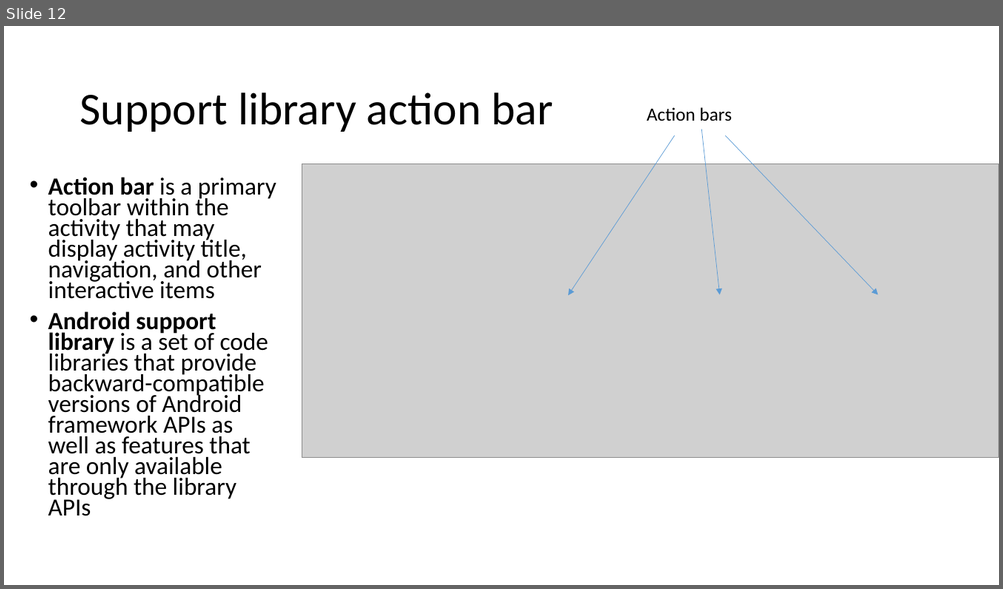
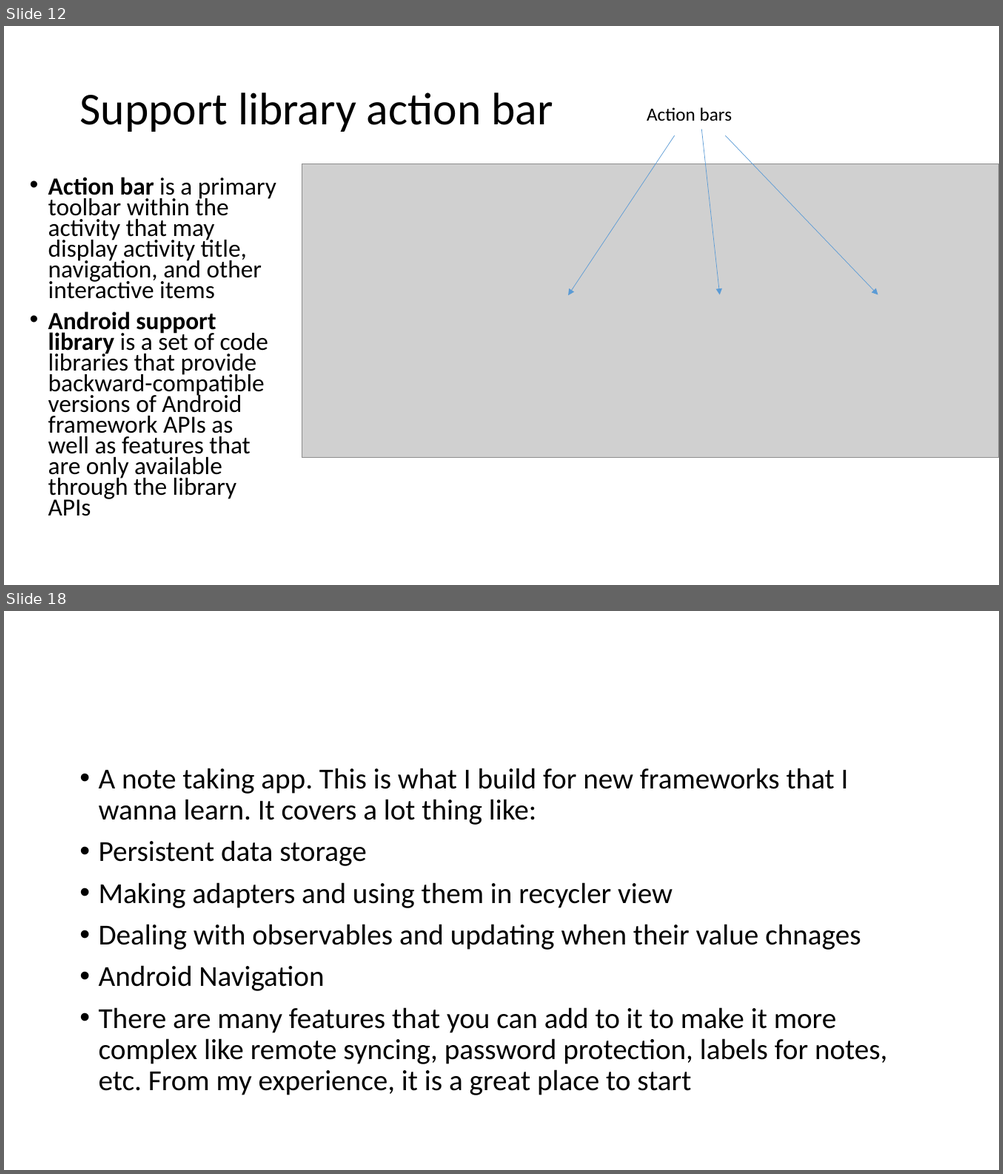
Before and after one commit to russellu/cs230, a slide deck: Lecture_HelloWorld.pptx. Shown one above the other, each under a label of ours: slide 12 before the commit, slides 12 and 18 after it; the slides between them are not shown. The pictures are 1003x589 and 1003x1174 pixels, drawn with LibreOffice and Linux fonts; fonts in the diff are those of the drawing; grey boxes stand for pictures. Boxes give left, top, right and bottom in pixels: in the first picture for what was removed or moved away, otherwise in the second. Text is boxed around its words. In the diff, an @@ line names an element or a change of style, - is before the commit and + after.

```diff
--- a/Lecture_HelloWorld.pptx
+++ b/Lecture_HelloWorld.pptx
@@ slide 18 added at (x1=4, y1=611, x2=999, y2=1170), background #FFFFFF @@
@@ text added at (x1=99, y1=768, x2=887, y2=1096), 28 pt, text #000000 @@
+• A note taking app. This is what I build for new frameworks that I wanna learn. It covers a lot thing like:
+• Persistent data storage
+• Making adapters and using them in recycler view
+• Dealing with observables and updating when their value chnages
+• Android Navigation
+• There are many features that you can add to it to make it more complex like remote syncing, password protection, labels for notes, etc. From my experience, it is a great place to start
```
Also in this commit, not shown: 5 other slides added, 1 other file.
